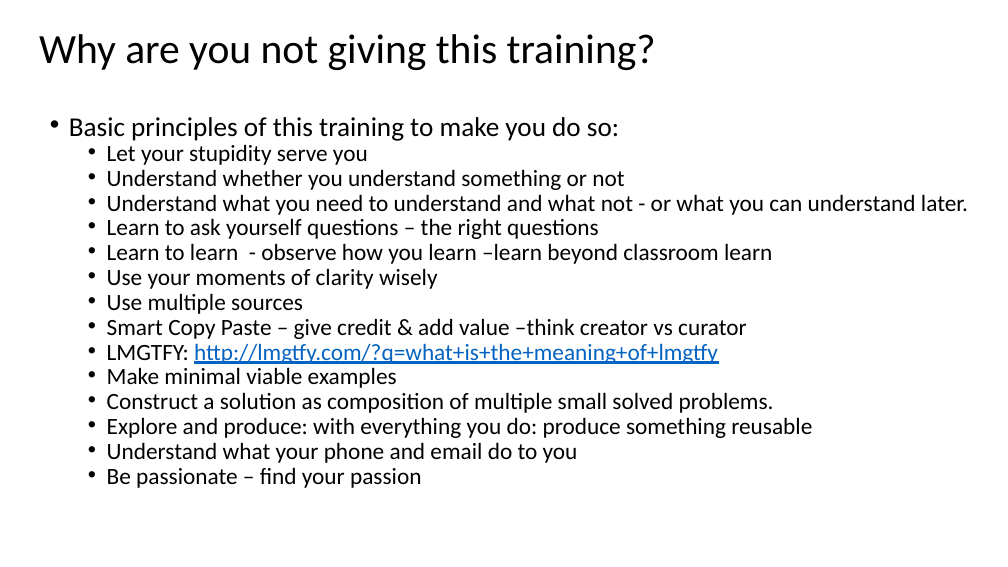
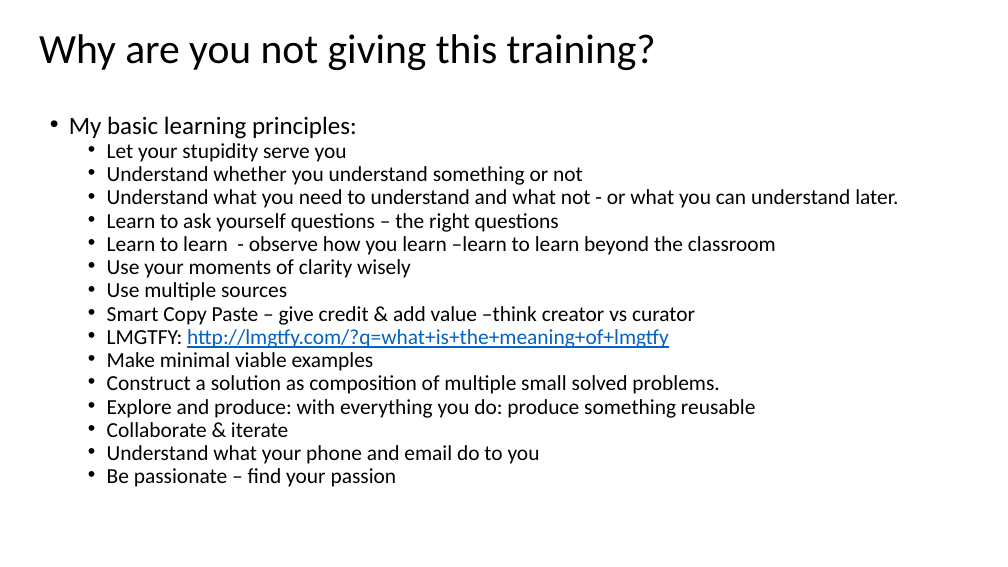
Before and after one commit to Bootcampanalytics/Training-material, a slide deck: slide 9 of Class intro.pptx (slide 8 before the commit). Drawn at 1008x567 pixels with LibreOffice and Linux fonts; fonts in the diff are those of the drawing. Boxes give left, top, right and bottom in pixels: in the first picture for what was removed or moved away, otherwise in the second. Text is boxed around its words. In the diff, an @@ line names an element or a change of style, - is before the commit and + after.

Commit message:
small edits

```diff
--- a/Class intro.pptx
+++ b/Class intro.pptx
@@ text at (69, 116, 357, 139): text changed; size 25.9 to 23.8 pt @@
-• Basic principles of this training to make you do so:
+• My basic learning principles:
@@ text at (107, 143, 898, 487): size 22.2 to 20.4 pt in "Let your stupidity serve you", "Understand whether you understand something or not", "Understand what you need to understand and ...", "Learn to ask yourself questions – the ..." and 9 more places @@
@@ text at (107, 236, 776, 255): text changed; size 22.2 to 20.4 pt @@
-  • Learn to learn - observe how you learn –learn beyond classroom learn
+  • Learn to learn - observe how you learn –learn to learn beyond the classroom
@@ text at (107, 422, 288, 437): paragraph added @@
+  • Collaborate & iterate
```
Also in this commit, not shown: 4 other slides changed, 1 slide added.
